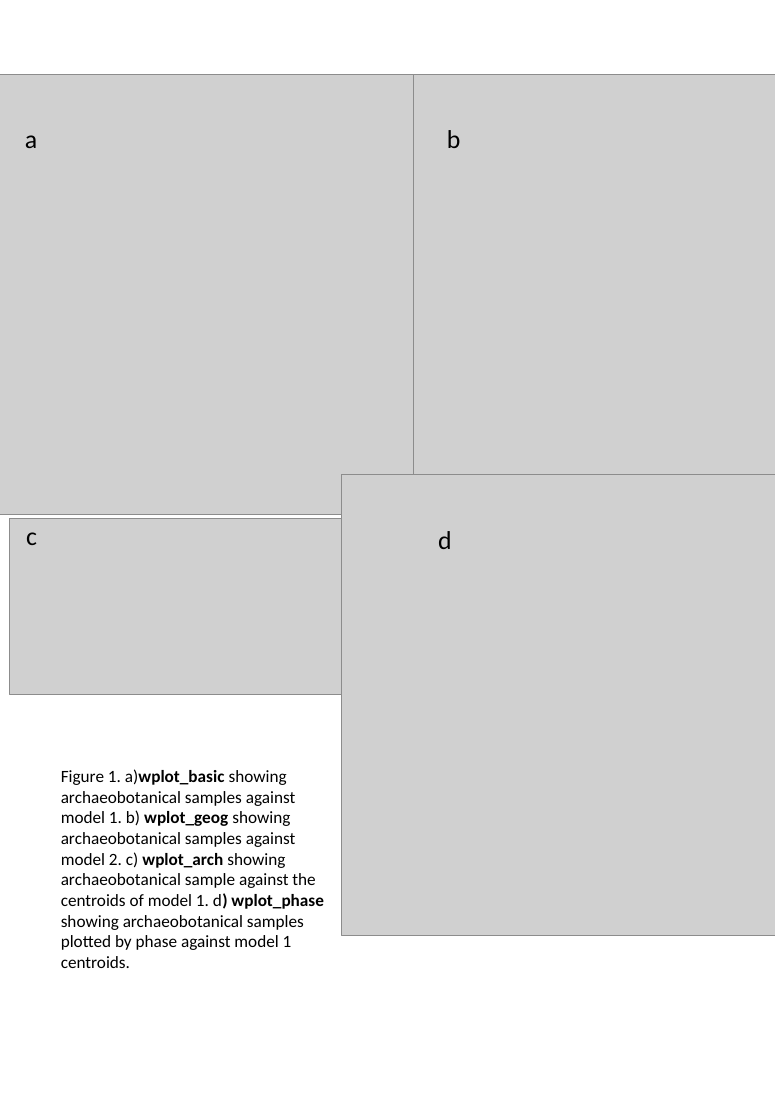
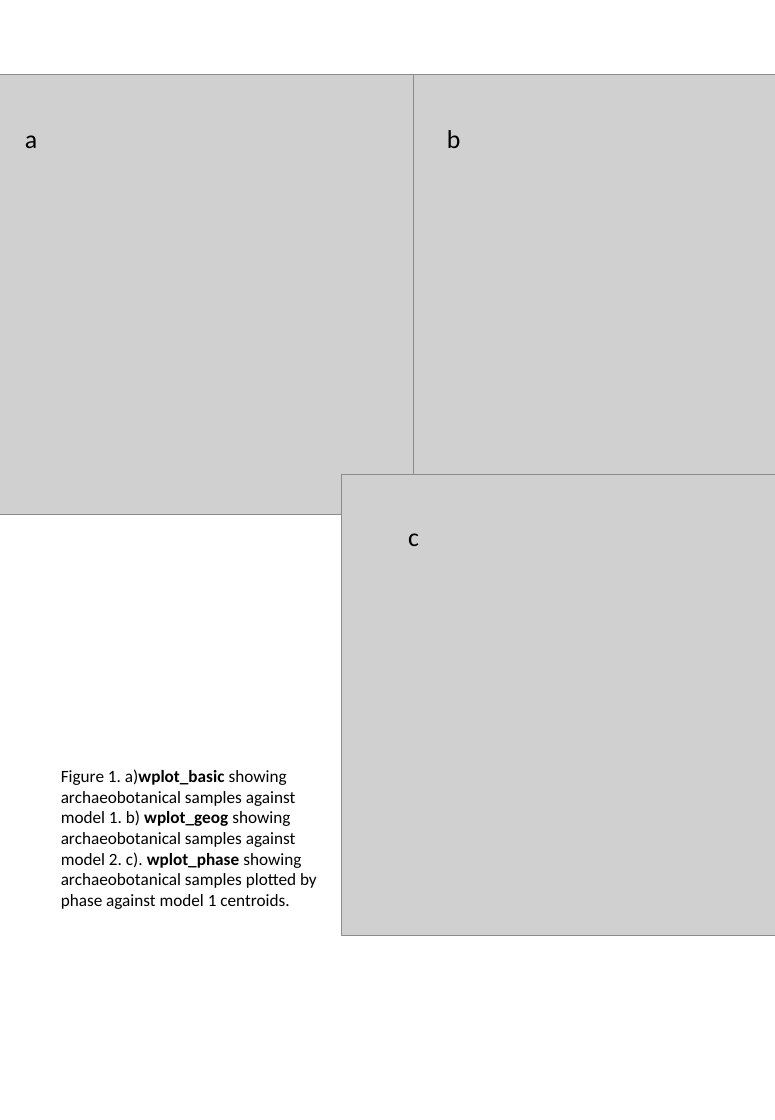
Before and after one commit to WeedEco/WeedEco, a slide deck: slide 2 of figure for weedmodels.pptx. Drawn at 775x1120 pixels with LibreOffice and Linux fonts; fonts in the diff are those of the drawing; grey boxes stand for pictures. Boxes give left, top, right and bottom in pixels: in the first picture for what was removed or moved away, otherwise in the second. Text is boxed around its words. In the diff, an @@ line names an element or a change of style, - is before the commit and + after.

```diff
--- a/figure for weedmodels.pptx
+++ b/figure for weedmodels.pptx
@@ picture removed at [10, 518, 400, 693] @@
@@ text "c": place and size @@
-text "c" at [26, 532, 37, 545]
+text "c" at [408, 533, 419, 546]
@@ text removed at [438, 531, 452, 549] @@
-d
@@ text at [61, 769, 317, 909]: text changed @@
-Figure 1. a)wplot_basic showing archaeobotanical samples against model 1. b) wplot_geog showing archaeobotanical samples against model 2. c) wplot_arch showing archaeobotanical sample against the centroids of model 1. d) wplot_phase showing archaeobotanical samples plotted by phase against model 1 centroids.
+Figure 1. a)wplot_basic showing archaeobotanical samples against model 1. b) wplot_geog showing archaeobotanical samples against model 2. c). wplot_phase showing archaeobotanical samples plotted by phase against model 1 centroids.
```
Also in this commit, not shown: 1 other slide changed, 15 other files.
